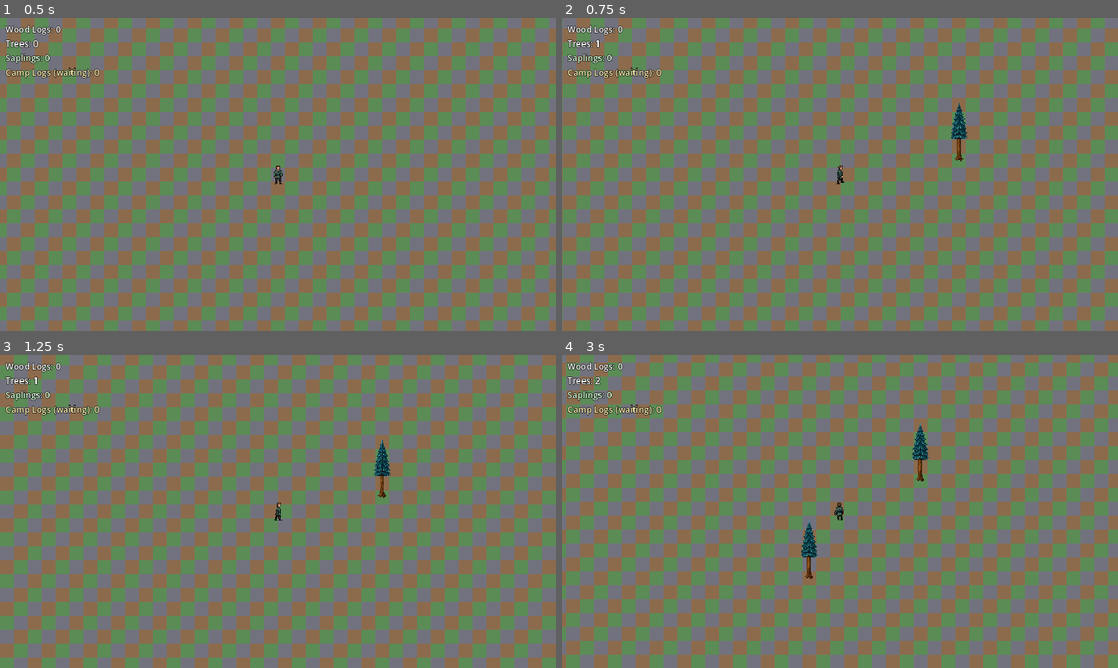
Above: before the commit, frames 1-4 (two rows, left to right).
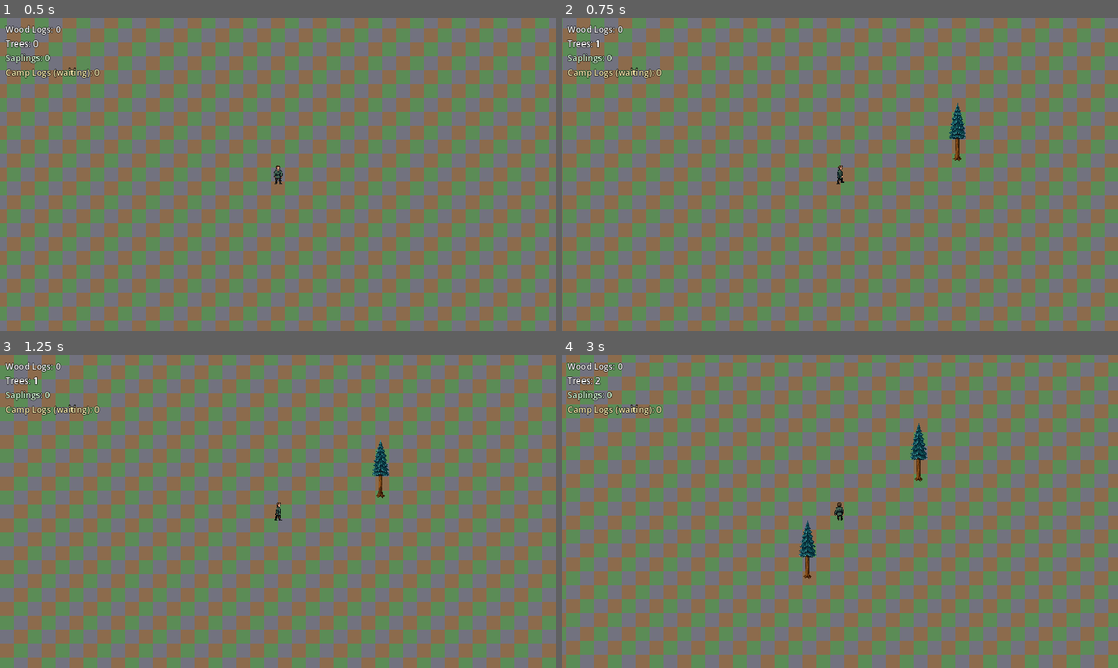
Above: after the commit, the same moments.

Repository: mcchesneyjg-max/Test-Gamer
Game: Godot game, scene res://main.tscn
Same seed, same stepped clock (60 frames per second), same inputs: the game is played once before the commit and once after it.
Inputs (mouse positions are in pixels of both pictures, inside the frame that each line leads up to):
- Up to frame 1 (0.5 s): no input
- Up to frame 2 (0.75 s): tap Enter at 0.5 s; move the mouse to (962, 158) at 0.52 s; hold D (move_right) from 0.53 s (still down); tap T at 0.6 s; click (962, 158) at 0.67 s
- Up to frame 3 (1.25 s): keep holding D (move_right)
- Up to frame 4 (3 s): move the mouse to (728, 527) at 1.27 s; release D (move_right) at 1.28 s; hold S (move_down) 1.28-2.03 s; tap T at 1.35, 2.1, 2.85 s; move the mouse to (895, 442) at 2.02 s; hold D (move_right) 2.03-2.78 s; move the mouse to (812, 574) at 2.77 s; hold W (move_up) from 2.78 s (still down); click (812, 574) at 2.92 s

Frame 1 is identical in both runs. In frame 2, 0.2% of the frame differs, in the area x 69-73%, y 27-46%; in frame 3, 0.2%; in frame 4, 0.4%, in the area x 42-66%, y 21-72%.

Commit message:
Fix tree root alignment across idle, chop, and fall animations
Anchor every frame by the bottom-row trunk base so roots stay planted.
Compute per-frame sprite offsets instead of caching a single anchor that
could disagree with idle placement. Load PNG pixel data from disk when
Godot imported textures cannot provide a readable image. Pre-set the
scene sprite position to the frame-1 root offset so the tree never
briefly appears at (0, 0) before _ready runs.

Co-authored-by: mcchesneyjg-max <mcchesneyjg-max@users.noreply.github.com>

Diff:
--- a/game/scenes/mature_tree.tscn
+++ b/game/scenes/mature_tree.tscn
@@ -7,12 +7,14 @@
 script = ExtResource("1_tree")
 
 [node name="Sprite" type="Sprite2D" parent="."]
+position = Vector2(-171.5, -137)
 texture_filter = 0
 centered = false
 texture = ExtResource("2_sprite")
 
 [node name="ForegroundSprite" type="Sprite2D" parent="."]
 visible = false
+position = Vector2(-171.5, -137)
 texture_filter = 0
 centered = false
 texture = ExtResource("2_sprite")
--- a/game/scripts/character_walk.gd
+++ b/game/scripts/character_walk.gd
@@ -348,11 +348,29 @@
 	if texture == null:
 		return Vector2.ZERO
 
-	var image: Image = texture.get_image()
+	var image := _get_readable_image(texture)
 	if image == null or image.is_empty():
 		var size := texture.get_size()
 		return Vector2(size.x * 0.5, size.y)
 
+	return _get_trunk_base_from_image(image)
+
+static func _get_readable_image(texture: Texture2D) -> Image:
+	var image: Image = texture.get_image()
+	if image != null and not image.is_empty():
+		return image
+
+	var texture_path := texture.resource_path
+	if texture_path.is_empty():
+		return null
+
+	var global_path := ProjectSettings.globalize_path(texture_path)
+	if not FileAccess.file_exists(global_path):
+		return null
+
+	return Image.load_from_file(global_path)
+
+static func _get_trunk_base_from_image(image: Image) -> Vector2:
 	var width := image.get_width()
 	var height := image.get_height()
 	var min_x := width
@@ -369,8 +387,18 @@
 				max_y = maxi(max_y, y)
 
 	if max_x < 0:
-		var fallback_size := texture.get_size()
-		return Vector2(fallback_size.x * 0.5, fallback_size.y)
+		return Vector2(width * 0.5, height)
+
+	var bottom_row := max_y
+	var row_min_x := width
+	var row_max_x := -1
+	for x in range(width):
+		if image.get_pixel(x, bottom_row).a > 0.04:
+			row_min_x = mini(row_min_x, x)
+			row_max_x = maxi(row_max_x, x)
+
+	if row_max_x >= 0:
+		return Vector2((row_min_x + row_max_x) * 0.5, bottom_row)
 
 	return Vector2((min_x + max_x) * 0.5, max_y)
 
--- a/game/scripts/mature_tree.gd
+++ b/game/scripts/mature_tree.gd
@@ -36,10 +36,7 @@
 var _static_texture: Texture2D
 var _axe_strike_frames: Array[Texture2D] = []
 var _fall_frames: Array[Texture2D] = []
-var _sprite_anchor: Vector2 = Vector2.ZERO
-var _sprite_offset: Vector2 = Vector2.ZERO
-var _fall_sprite_offset: Vector2 = Vector2.ZERO
-var _anchor_initialized: bool = false
+var _trunk_anchor_cache: Dictionary = {}
 var _axe_strike_active: bool = false
 var _fall_active: bool = false
 var _axe_strike_elapsed: float = 0.0
@@ -122,7 +119,6 @@
 
 	_fall_active = true
 	_fall_elapsed = 0.0
-	_fall_sprite_offset = _sprite_offset
 	_set_tree_texture(_fall_frames[0])
 	_update_chop_foreground()
 	print("MatureTree: started fall animation (%d frames)" % _fall_frames.size())
@@ -159,13 +155,11 @@
 			% ", ".join(AXE_STRIKE_ROOT_CANDIDATES)
 		)
 		_static_texture = _sprite.texture
-		_initialize_sprite_anchor(_sprite.texture)
 		if _sprite.texture:
 			_set_tree_texture(_sprite.texture)
 		return
 
 	_static_texture = _axe_strike_frames[0]
-	_initialize_sprite_anchor(_static_texture)
 	_set_tree_texture(_static_texture)
 
 func _load_fall_frames() -> void:
@@ -183,12 +177,19 @@
 			% ", ".join(FALL_ANIMATION_ROOT_CANDIDATES)
 		)
 
-func _initialize_sprite_anchor(texture: Texture2D) -> void:
-	if _anchor_initialized or texture == null:
-		return
-	_sprite_anchor = CharacterWalk.get_texture_trunk_base(texture)
-	_sprite_offset = -_sprite_anchor
-	_anchor_initialized = true
+func _get_texture_anchor(texture: Texture2D) -> Vector2:
+	if texture == null:
+		return Vector2.ZERO
+
+	var cache_key := texture.resource_path
+	if cache_key.is_empty():
+		cache_key = str(texture.get_instance_id())
+	if _trunk_anchor_cache.has(cache_key):
+		return _trunk_anchor_cache[cache_key]
+
+	var anchor := CharacterWalk.get_texture_trunk_base(texture)
+	_trunk_anchor_cache[cache_key] = anchor
+	return anchor
 
 func _advance_fall_animation(delta: float) -> void:
 	if _fall_frames.is_empty():
@@ -230,7 +231,7 @@
 	_foreground_sprite.visible = _chopper != null and not _fall_active
 
 func _set_tree_texture(texture: Texture2D) -> void:
-	var sprite_offset := _fall_sprite_offset if _fall_active else _sprite_offset
+	var sprite_offset := -_get_texture_anchor(texture)
 
 	_sprite.centered = false
 	_sprite.position = sprite_offset
